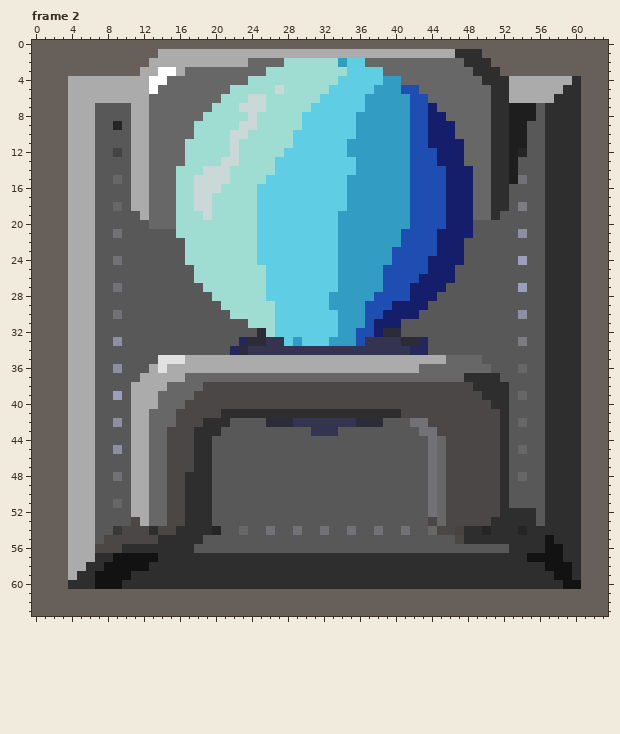
Pixel-art file: Electrix/core/assets/mit layers/generator.aseprite. Above is the file before it was changed.
64x64 pixels, 2 frames. Colours within 5 levels of each other are drawn and written as one. Shown: frame 2. The commit also changed other frames, which this record leaves out.
After:
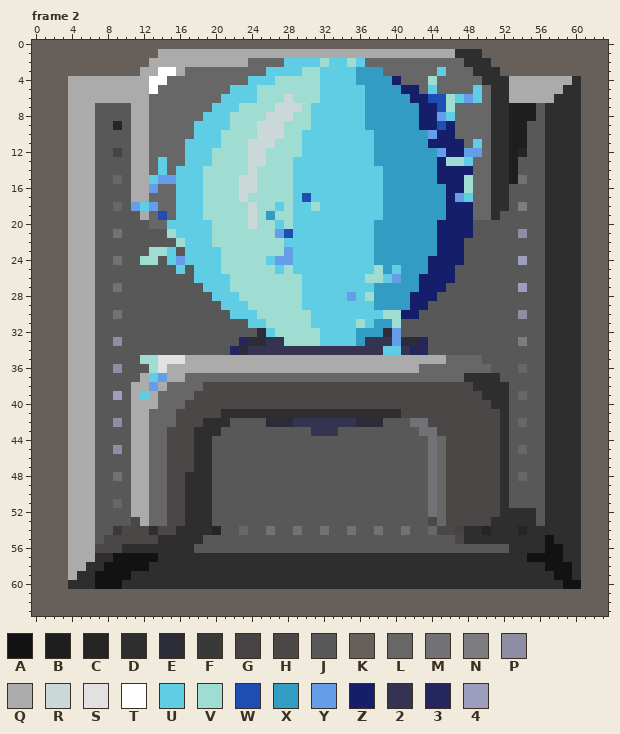
Palette (. is transparent): A #131212  B #1e1e1e  C #262525  D #2e2e2e  E #2c2c39  F #393939  G #454343  H #4c4747  J #585858  K #67605a  L #676767  M #727276  N #7d7d81  P #8d8da4  Q #ababab  R #cad9d7  S #e1e1e1  T #ffffff  U #5fcde4  V #9fddd3  W #1f4eb3  X #339cc2  Y #669de8  Z #151e6b  2 #343450  3 #26265f  4 #9d9dbe
Changes in this commit:
Changed rows in their new state; - is an unchanged pixel.
Frame 2, layers "Blitze", "Kugel":
first column x 11:
 2 -----------------UUUU-UUV--------------
 3 ---------------UUUU--UUU-XXX------U----
 4 -------------UUU-----UU--XXX-Z---V-----
 5 -----------UUU--V----U----X---ZZ-U----U
 6 ----------UUUUV--R-------------ZZWWVUYU
 7 ---------UUUVVV-RRR------------XZ-WV---
 8 --------UUU--V-RRR-V-----U-----XZ-YU---
 9 -------UUUU-VVRRR--V-----U-----XZ-W----
10 -------UUU-VV-RRR-V------UU----XXY-----
11 ------UUUU-V-RRR--V-----UUU----XX-----U
12 ------UUU--V-RR--VV-----UUU----XXXY--YY
13 ---U--UUU-VV-RR-VV-------UU----XXX-VVU-
14 ---U-UUUVVV--R--VV-------UUU---XXXZ----
15 --UYYUUUVVV-RR-VVV------UUUU---XXXZ--V-
16 --Y--UUUVV--RRVVVV------UUUU---XXXX--V-
17 -----UUUV---R-VVVV-W----UUUU---XXXX-YU-
18 YUY--UUUV----RVV-V--V---UUUU---XXXX----
19 ---W-UUUV----RVXVV-----UUUUU---XXXX----
20 ----UUUUU----RVV-V-----UUUU----XXXZ----
21 ----VUUUU-----VVYW-----UUUU---XXXX-----
22 -----VUUU-----VVV------UUUU---XXXX-----
23 --VVU-UUUU----VVVY-----UUUU--XXXXX-----
24 -VV-UYUUUU----V-YY-----UUUU--XXXX------
25 -----U-UUU-----V-V-----UUUUVXUXXX------
26 -------UUUU----VVVV----UUUVVUYXX-------
27 --------UUU----VVVV----UUUU-XXXX-------
28 ---------UUU---VVVV---UUYUVXXXX--------
29 ----------UUU---VVV---UUUUUXXXX--------
30 -----------UUU--VVVV---UUUUUVV---------
31 -------------UU-VVVV---UUVUXXV---------
32 ---------------UVVVVV--UUXXX-Y---------
33 -----------------VVVV-UUUX---Y---------
34 ----------------------------UU---------
35 -VV------------------------------------
36 --V------------------------------------
37 --UY-----------------------------------
38 --Y------------------------------------
39 -U-------------------------------------
Pixel boxes of the changes (left, top, right, bottom) in both pictures:
changed: (131, 58, 482, 355)
changed: (140, 355, 167, 400)
